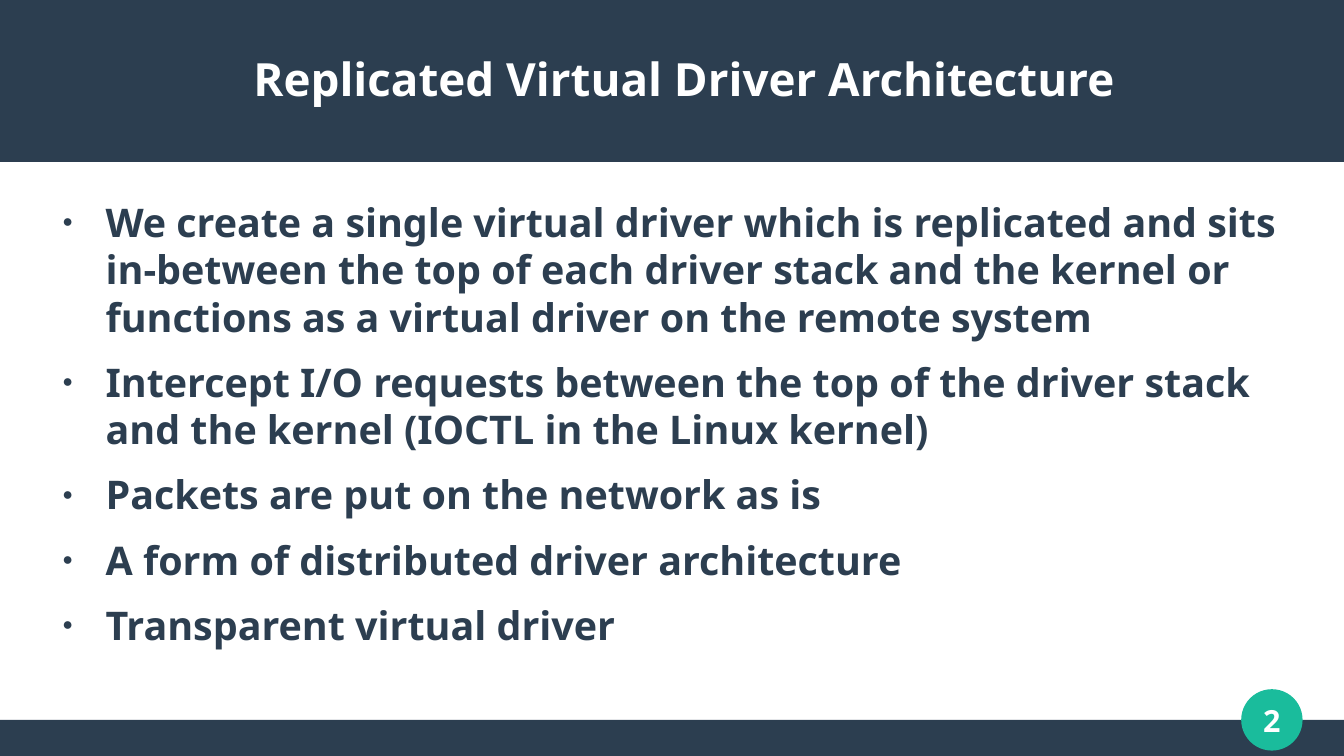
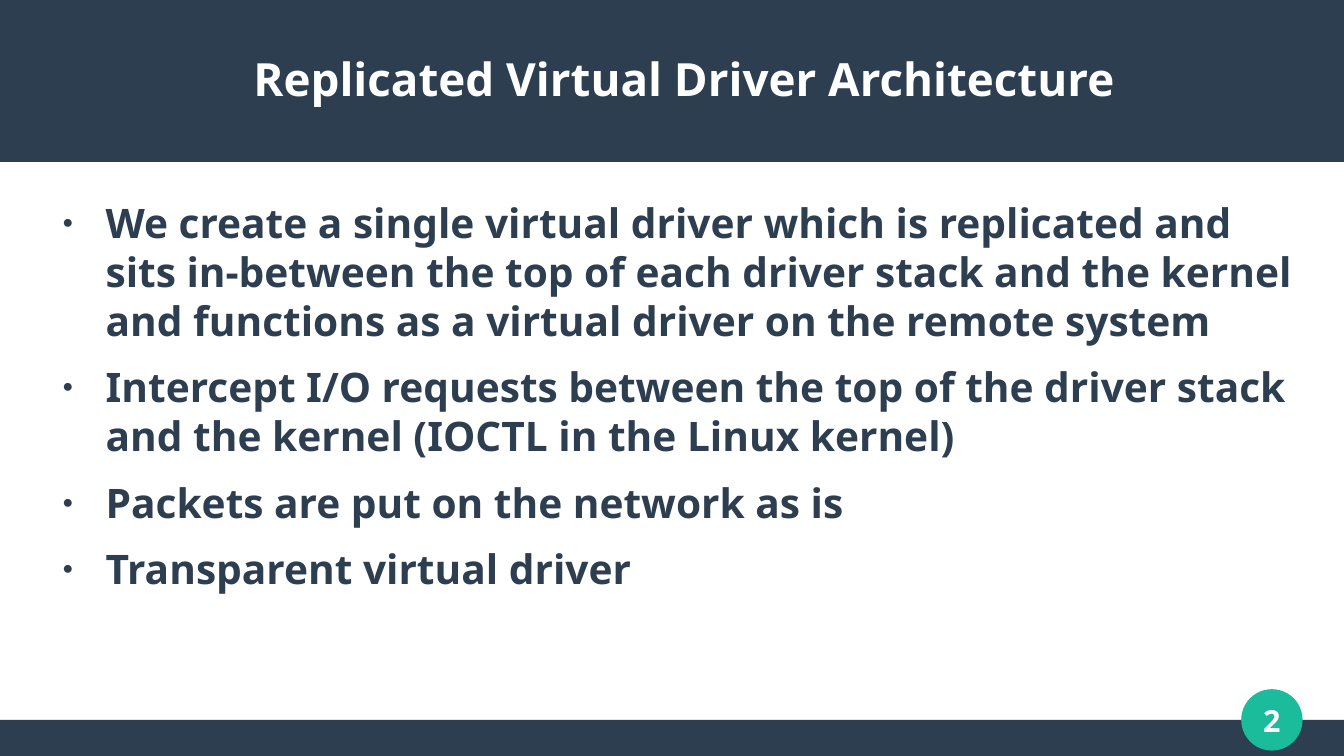
Before and after one commit to WaveArch/Wave, a slide deck: slide 2 of Replicated.pptx. Drawn at 1344x756 pixels with LibreOffice and Linux fonts; fonts in the diff are those of the drawing. Boxes give left, top, right and bottom in pixels: in the first picture for what was removed or moved away, otherwise in the second. Text is boxed around its words. In the diff, an @@ line names an element or a change of style, - is before the commit and + after.

```diff
--- a/Replicated.pptx
+++ b/Replicated.pptx
@@ text at box(106, 207, 1292, 346): text changed; size 23.3 to 24 pt @@
-● We create a single virtual driver which is replicated and sits in-between the top of each driver stack and the kernel or functions as a virtual driver on the remote system
+● We create a single virtual driver which is replicated and sits in-between the top of each driver stack and the kernel and functions as a virtual driver on the remote system
@@ text at box(106, 371, 1285, 594): size 23.3 to 24 pt in "Intercept I/O requests between the top of ...", "Packets are put on the network as ...", "Transparent virtual driver" @@
@@ text at box(106, 545, 901, 576): paragraph removed @@
-● A form of distributed driver architecture
```
Also in this commit, not shown: 1 other slide changed.
